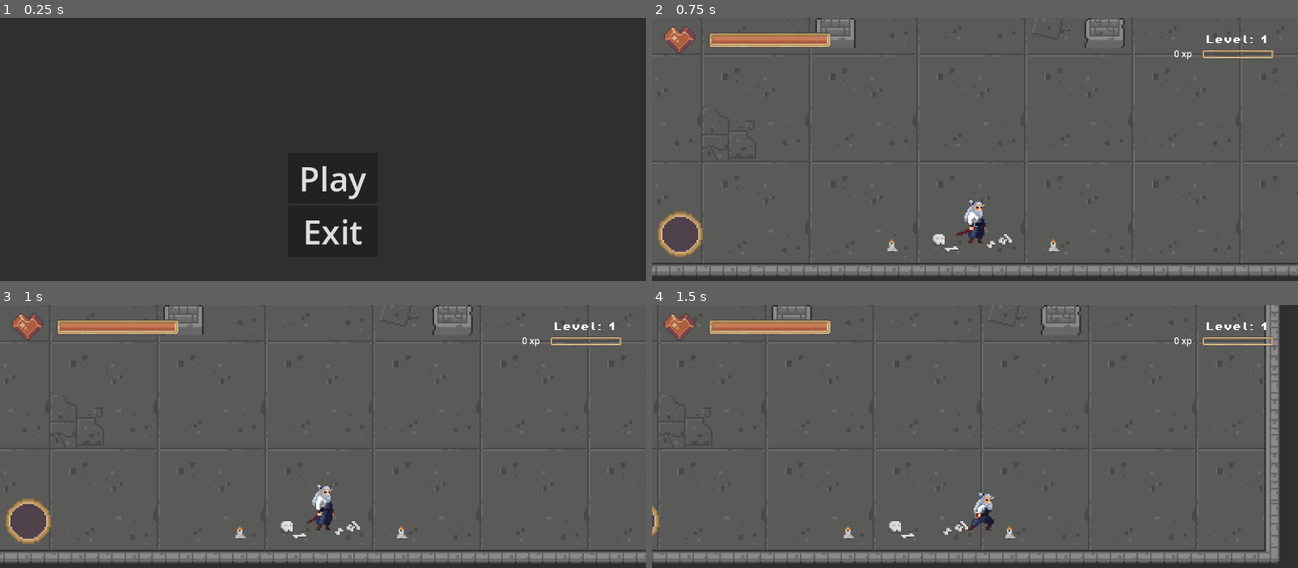
Above: before the commit, frames 1-4 (two rows, left to right).
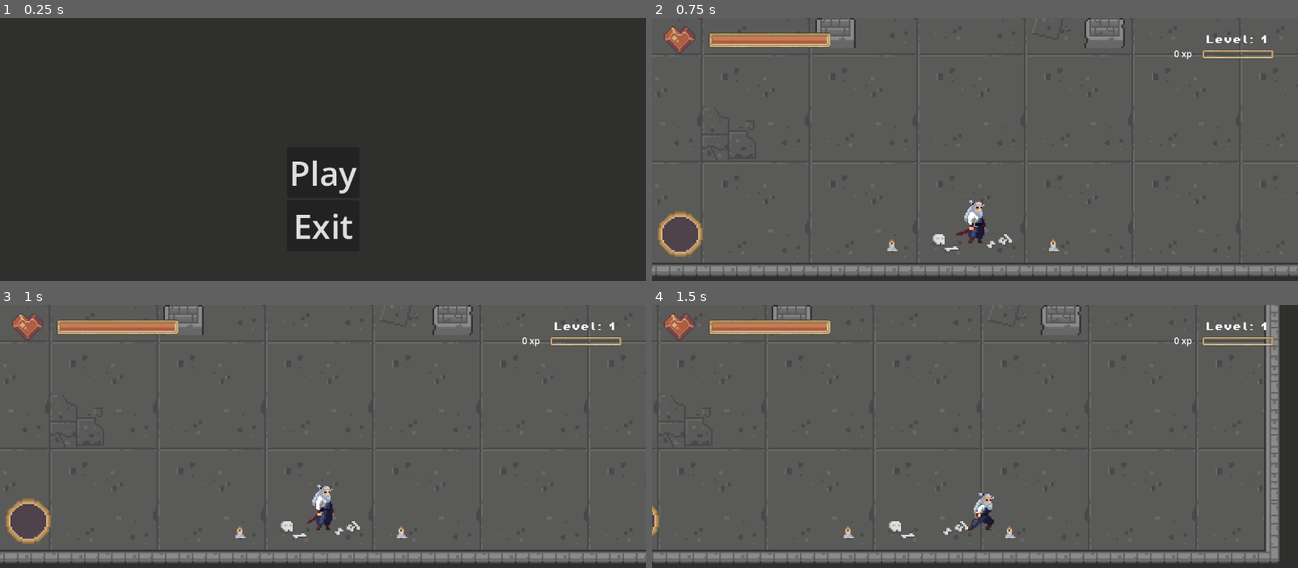
Above: after the commit, the same moments.

Repository: MartimEmauz/DDJ-Individual-Challenge
Game: Godot game, scene res://Scenes/UI/menu.tscn
The game is run twice, just before and just after one commit, with the same random seed, the same clock (stepped at 60 frames per second) and the same inputs. This scene is started directly instead of the project's main scene.
Inputs (mouse positions are in pixels of both pictures, inside the frame that each line leads up to):
- Up to frame 1 (0.25 s): no input
- Up to frame 2 (0.75 s): click "Play" at 0.5 s
- Up to frame 3 (1 s): no input
- Up to frame 4 (1.5 s): move the mouse to (1117, 468) at 1.27 s; press the mouse at (1117, 468) at 1.28 s; hold D (move_right) from 1.28 s (still down)

The runs differ from the first frame. In frame 1, 1.2% of the frame differs, in the area x 45-57%, y 53-87%; in frame 2, nothing differs; in frame 3, nothing differs; in frame 4, nothing differs.

Commit message:
Minor menu changes

Diff:
--- a/individual-challenge/Scenes/UI/menu.tscn
+++ b/individual-challenge/Scenes/UI/menu.tscn
@@ -4,24 +4,34 @@
 
 [node name="Menu" type="Control"]
 layout_mode = 3
-anchors_preset = 0
-offset_right = 40.0
-offset_bottom = 40.0
+anchors_preset = 8
+anchor_left = 0.5
+anchor_top = 0.5
+anchor_right = 0.5
+anchor_bottom = 0.5
+offset_left = -20.0
+offset_top = -20.0
+offset_right = 20.0
+offset_bottom = 20.0
+grow_horizontal = 2
+grow_vertical = 2
 script = ExtResource("1_6g6xe")
 
 [node name="VBoxContainer" type="VBoxContainer" parent="."]
 layout_mode = 1
-anchors_preset = 3
-anchor_left = 1.0
-anchor_top = 1.0
-anchor_right = 1.0
-anchor_bottom = 1.0
-offset_left = 474.0
-offset_top = 201.0
-offset_right = 634.0
-offset_bottom = 387.0
-grow_horizontal = 0
-grow_vertical = 0
+anchors_preset = 8
+anchor_left = 0.5
+anchor_top = 0.5
+anchor_right = 0.5
+anchor_bottom = 0.5
+offset_left = -64.5
+offset_top = -93.0
+offset_right = 64.5
+offset_bottom = 93.0
+grow_horizontal = 2
+grow_vertical = 2
+size_flags_horizontal = 4
+size_flags_vertical = 4
 alignment = 1
 
 [node name="Play" type="Button" parent="VBoxContainer"]
--- a/individual-challenge/Scenes/UI/power_up_screen.tscn
+++ b/individual-challenge/Scenes/UI/power_up_screen.tscn
@@ -13,33 +13,38 @@
 anchor_top = 0.5
 anchor_right = 0.5
 anchor_bottom = 0.5
-offset_left = -219.5
+offset_left = -332.5
 offset_top = -34.0
-offset_right = 219.5
+offset_right = 332.5
 offset_bottom = 34.0
 grow_horizontal = 2
 grow_vertical = 2
+theme_override_constants/separation = 80
 
 [node name="Health" type="Button" parent="HBoxContainer"]
 z_index = 100
 layout_mode = 2
+tooltip_text = "Gain +10 total health"
 theme_override_font_sizes/font_size = 30
 text = "Health
 "
 
 [node name="Speed" type="Button" parent="HBoxContainer"]
 layout_mode = 2
+tooltip_text = "Gain +10 speed"
 theme_override_font_sizes/font_size = 30
 text = "Speed
 "
 
 [node name="Damage" type="Button" parent="HBoxContainer"]
 layout_mode = 2
+tooltip_text = "Gain +5 damage"
 theme_override_font_sizes/font_size = 30
 text = "Damage"
 
 [node name="Range" type="Button" parent="HBoxContainer"]
 layout_mode = 2
+tooltip_text = "Gain +10 range"
 theme_override_font_sizes/font_size = 30
 text = "Range
 "
